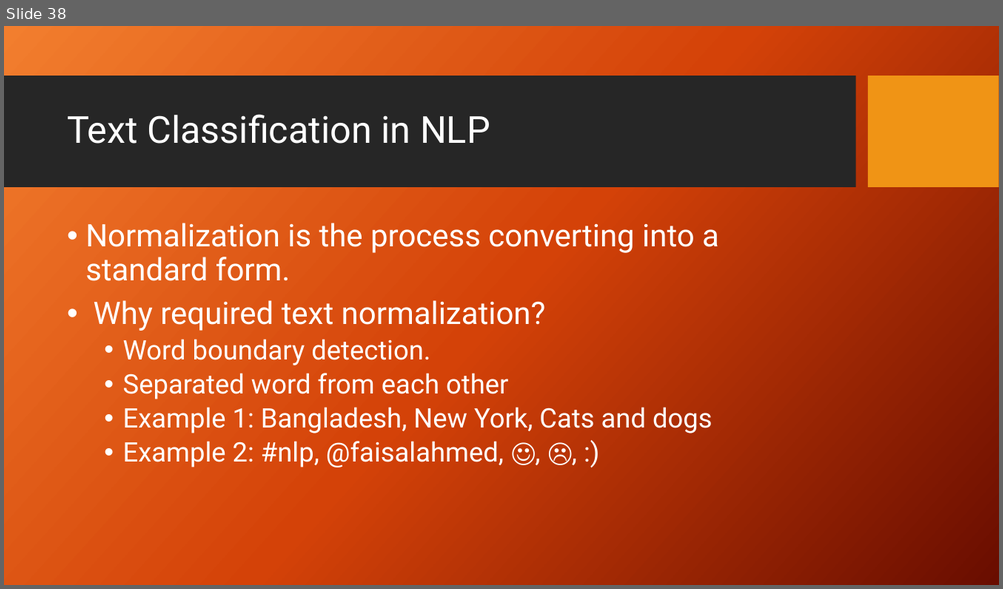
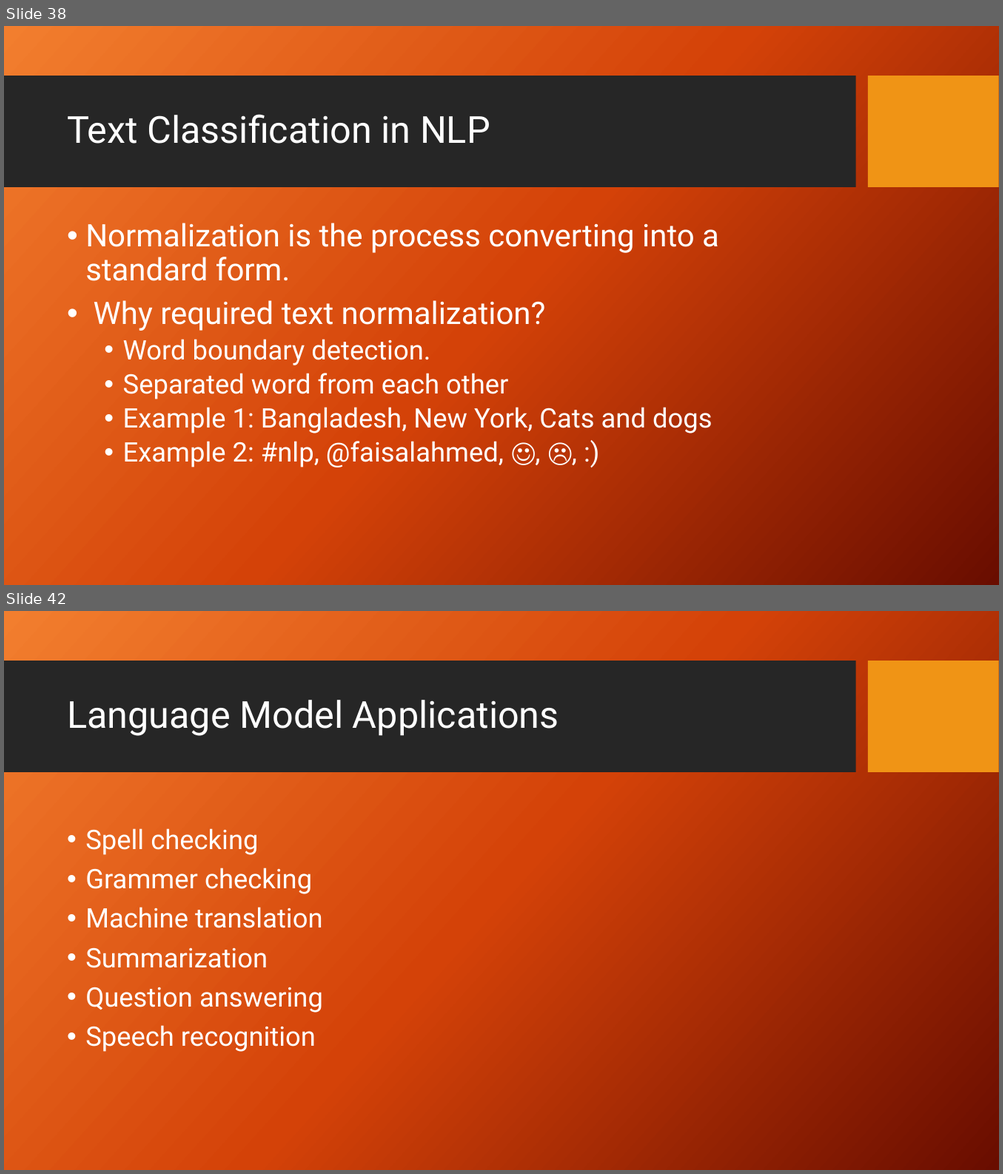
Before and after one commit to FaisalAhmedBijoy/Natural-Language-Processing-with-Python, a slide deck: docs/NLP_bangla_tutorial.pptx. Shown one above the other, each under a label of ours: slide 38 before the commit, slides 38 and 42 after it; the slides between them are not shown. The pictures are 1003x589 and 1003x1174 pixels, drawn with LibreOffice and Linux fonts; fonts in the diff are those of the drawing; background and template pictures are left out. Boxes give left, top, right and bottom in pixels: in the first picture for what was removed or moved away, otherwise in the second. Text is boxed around its words. In the diff, an @@ line names an element or a change of style, - is before the commit and + after.

```diff
--- a/docs/NLP_bangla_tutorial.pptx
+++ b/docs/NLP_bangla_tutorial.pptx
@@ slide 42 added at (4,611,999,1170), background picture (left out); not listed: 2 template elements that a slide beside it also shows @@
@@ title added at (67,700,559,736), 36 pt, text #FFFFFF @@
+Language Model Applications
@@ text added at (85,829,323,1052), 26 pt, text #FFFFFF @@
+• Spell checking
+• Grammer checking
+• Machine translation
+• Summarization
+• Question answering
+• Speech recognition
```
Also in this commit, not shown: 3 slides changed, 1 other slide added, 1 slide removed.
